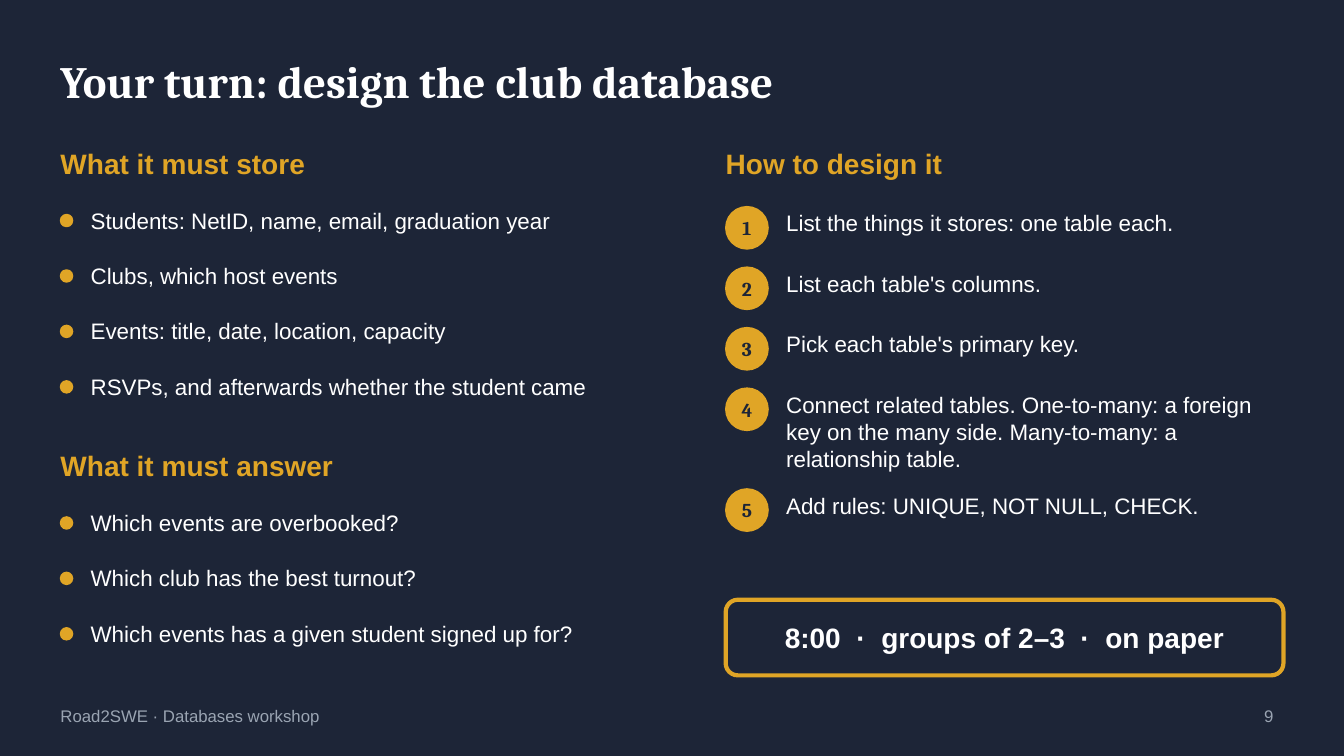
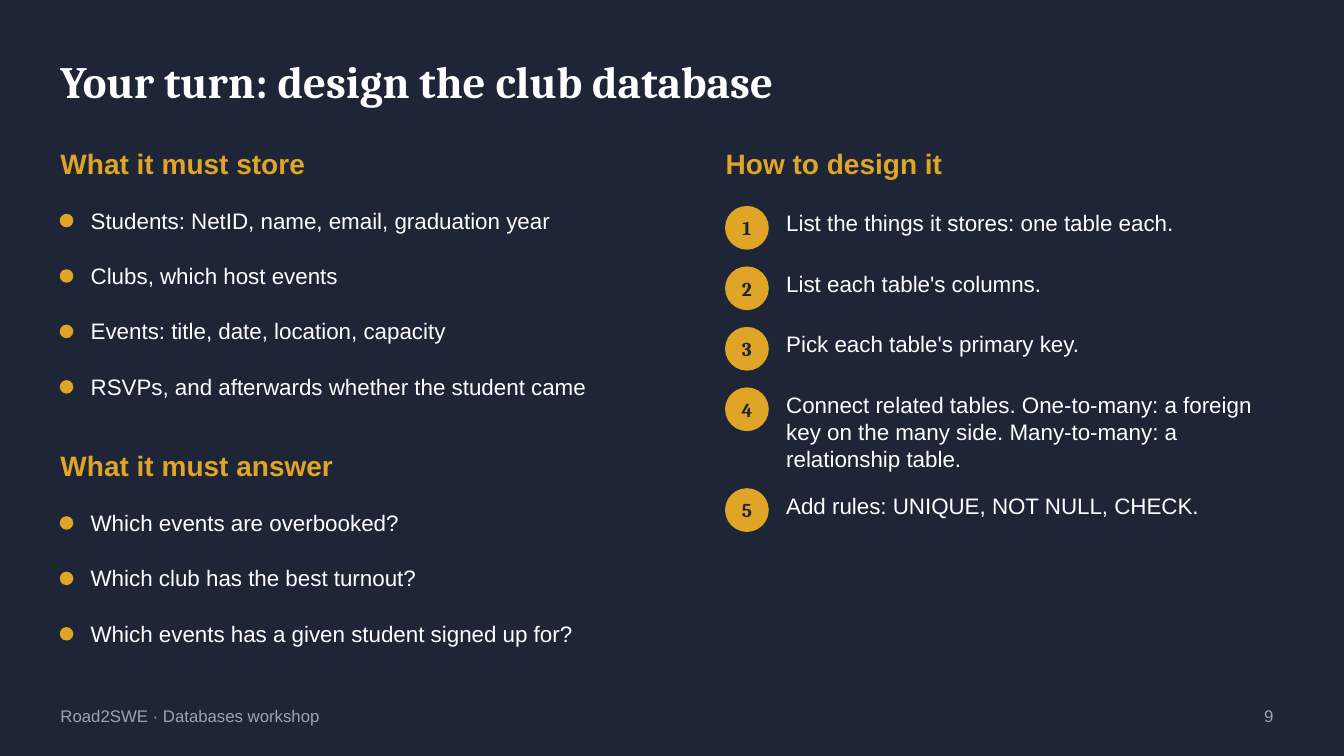
Before and after one commit to Trian27/RTSWEDatabasesWorkshop, a slide deck: slide 9 of slides/databases-workshop.pptx. Drawn at 1344x756 pixels with LibreOffice and Linux fonts; fonts in the diff are those of the drawing. Boxes give left, top, right and bottom in pixels: in the first picture for what was removed or moved away, otherwise in the second. Text is boxed around its words. In the diff, an @@ line names an element or a change of style, - is before the commit and + after.

```diff
--- a/slides/databases-workshop.pptx
+++ b/slides/databases-workshop.pptx
@@ rounded rectangle removed at bbox=[726, 600, 1284, 676] @@
@@ text removed at bbox=[785, 627, 1223, 653] @@
-8:00 · groups of 2–3 · on paper
```
Also in this commit, not shown: 3 other slides changed.
